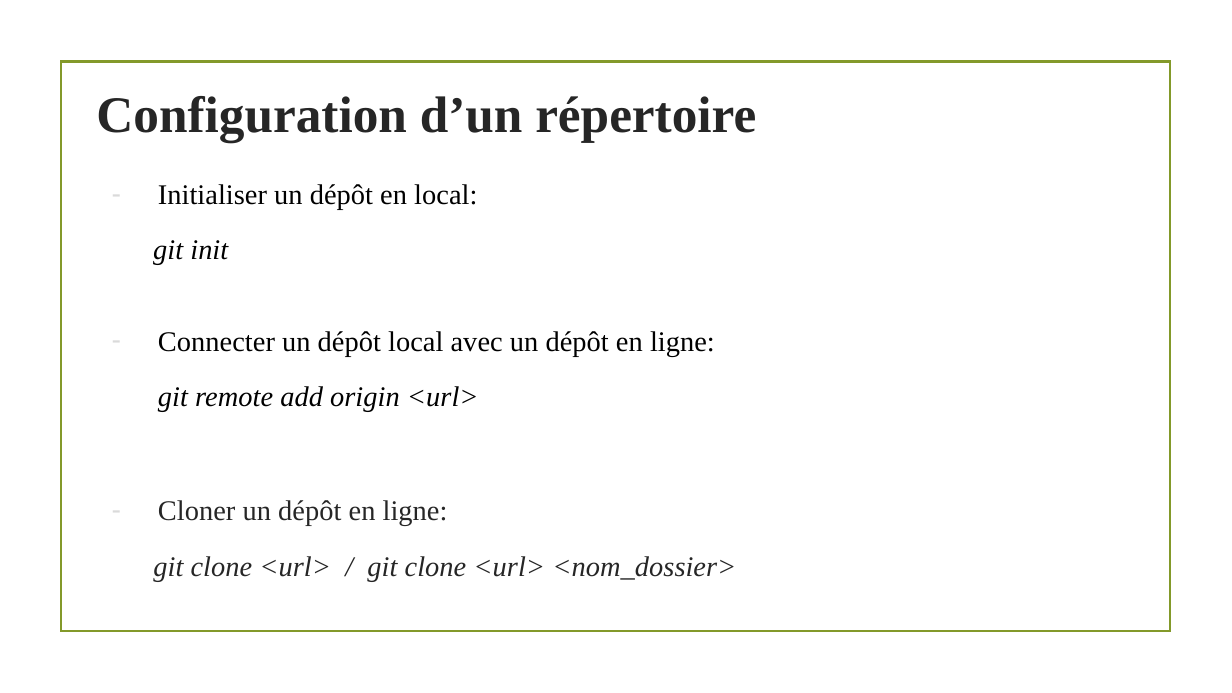
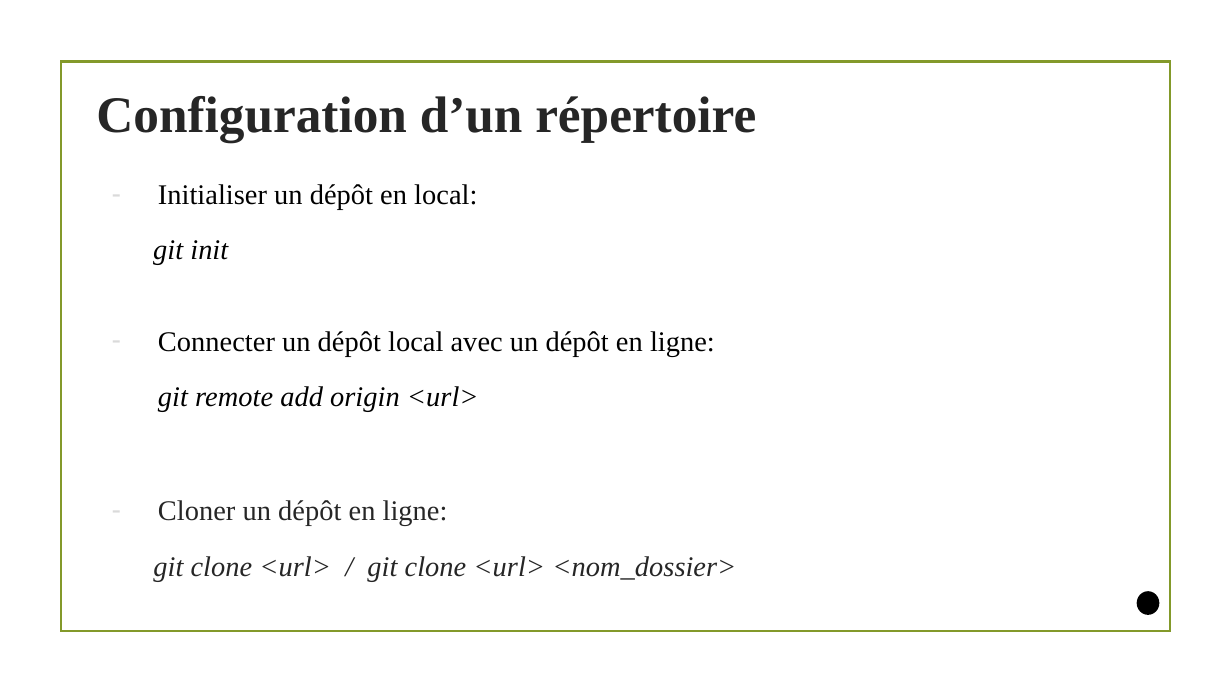
Before and after one commit to MonaQuimbamba/git-projet, a slide deck: slide 7 of présentationGit.pptx. Drawn at 1232x693 pixels with LibreOffice and Linux fonts; fonts in the diff are those of the drawing; background and template pictures are left out. Boxes give left, top, right and bottom in pixels: in the first picture for what was removed or moved away, otherwise in the second. Text is boxed around its words. In the diff, an @@ line names an element or a change of style, - is before the commit and + after.

```diff
--- a/présentationGit.pptx
+++ b/présentationGit.pptx
@@ ellipse added at box(1137, 593, 1158, 614), fill #000000, outline #000000 1.25 pt @@
```
Also in this commit, not shown: 6 other slides changed.
